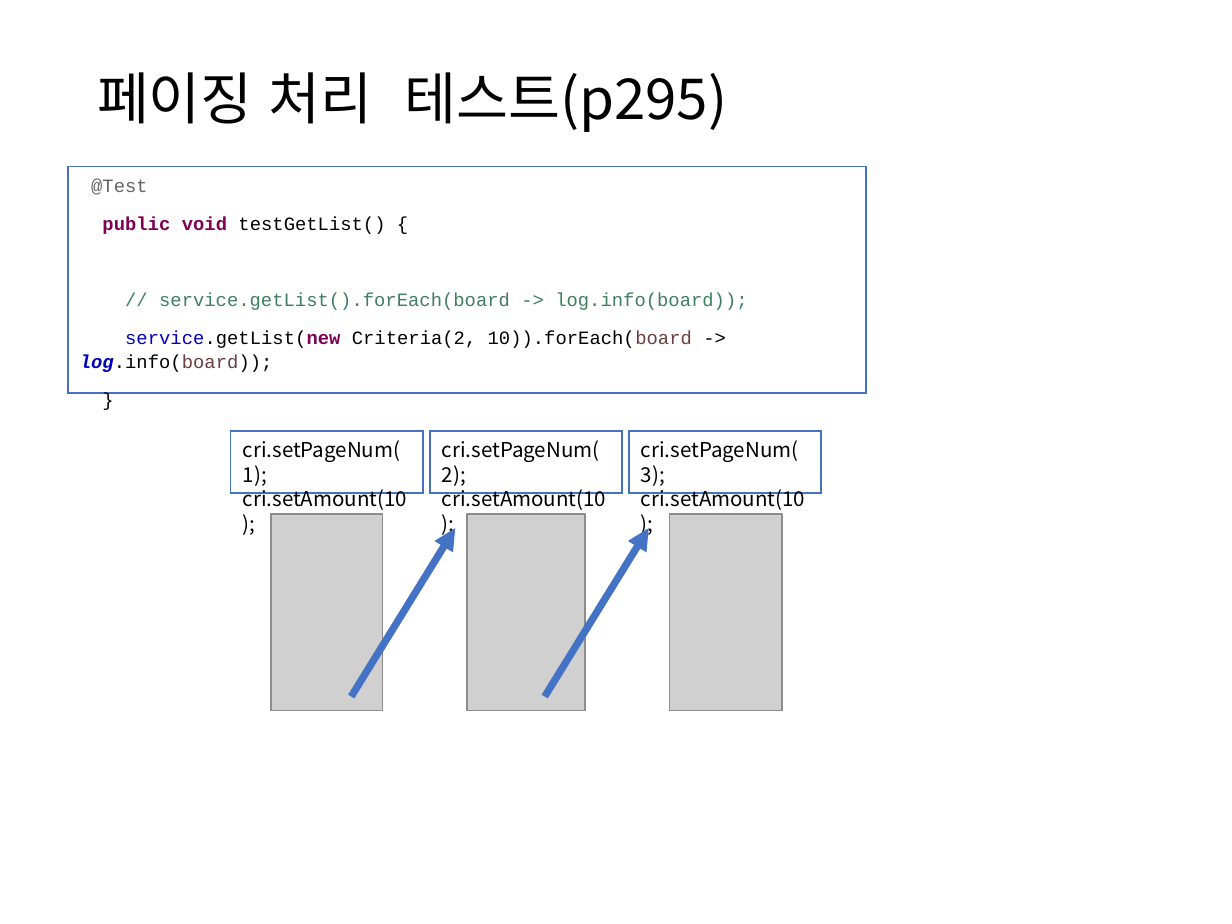
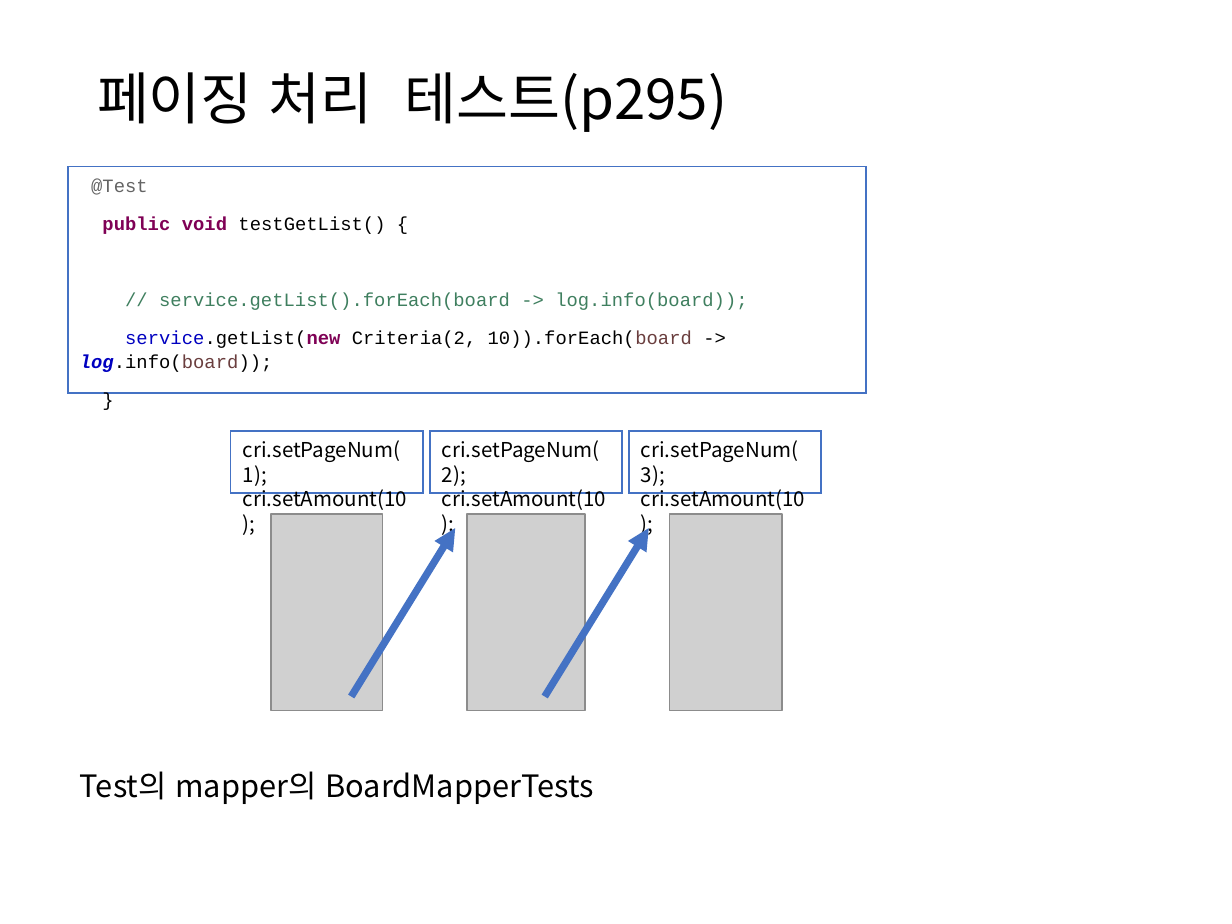
Before and after one commit to itrecipe/Web_Study_ez, a slide deck: slide 98 of spring - 학습자료/PART3.pptx. Drawn at 1232x924 pixels with LibreOffice and Linux fonts; fonts in the diff are those of the drawing; grey boxes stand for pictures. Boxes give left, top, right and bottom in pixels: in the first picture for what was removed or moved away, otherwise in the second. Text is boxed around its words. In the diff, an @@ line names an element or a change of style, - is before the commit and + after.

```diff
--- a/spring - 학습자료/PART3.pptx
+++ b/spring - 학습자료/PART3.pptx
@@ text added at (x1=80, y1=771, x2=593, y2=804), 18 pt, text #000000 @@
+Test의 mapper의 BoardMapperTests
```
Also in this commit, not shown: 7 other slides changed.
